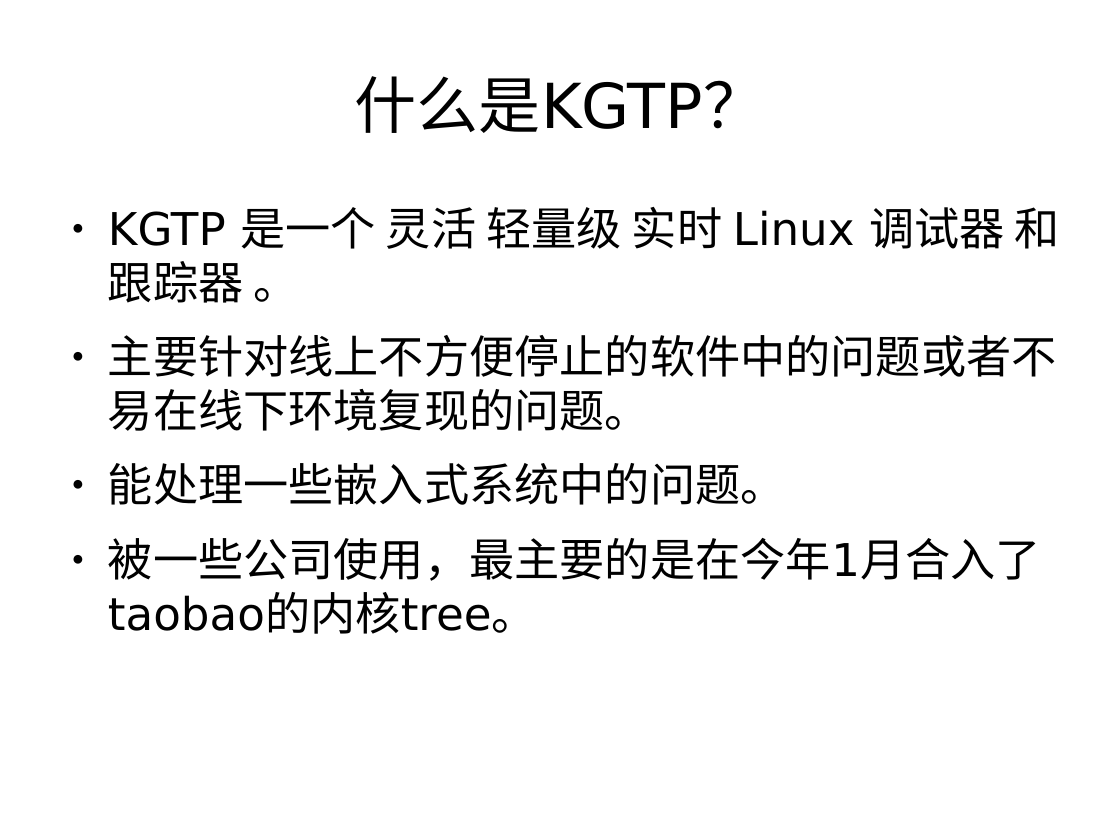
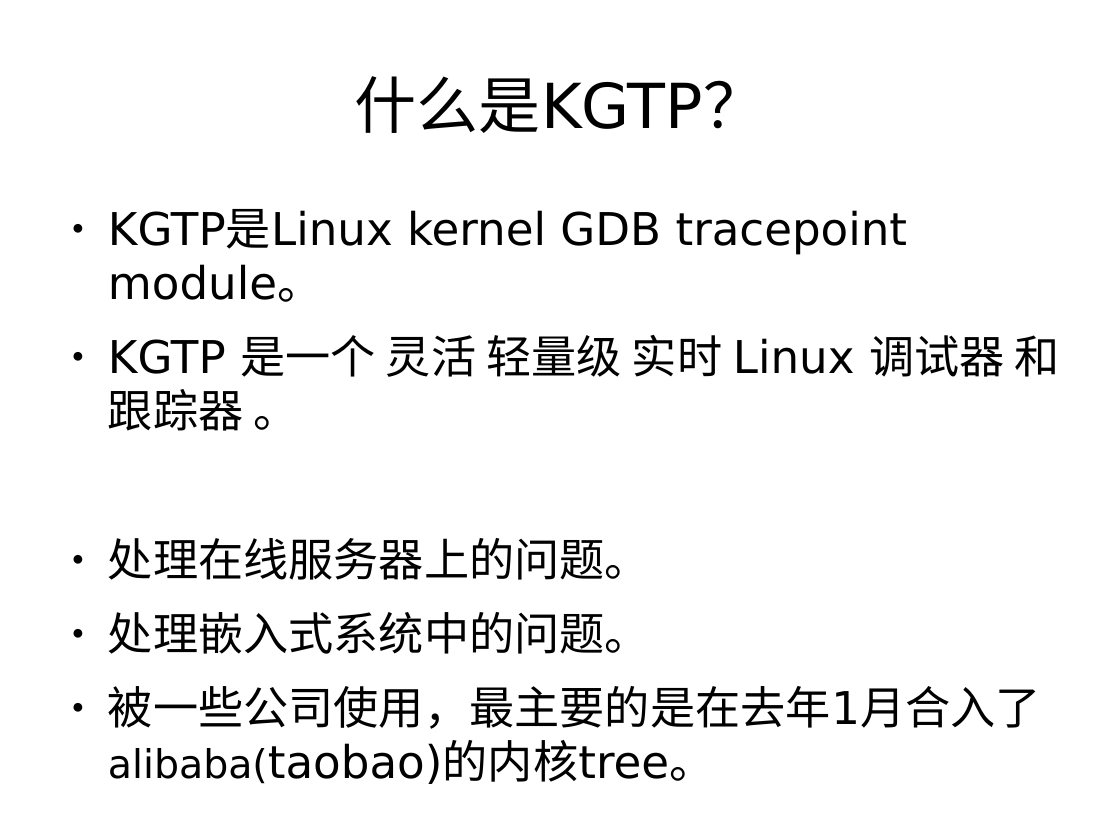
Before and after one commit to teawater/kgtp-misc, a slide deck: slide 2 of show/introduce/kgtpcn.odp. Drawn at 1120x840 pixels with LibreOffice and Linux fonts; fonts in the diff are those of the drawing. Boxes give left, top, right and bottom in pixels: in the first picture for what was removed or moved away, otherwise in the second. Text is boxed around its words. In the diff, an @@ line names an element or a change of style, - is before the commit and + after.

```diff
--- a/show/introduce/kgtpcn.odp
+++ b/show/introduce/kgtpcn.odp
@@ text at <box>108,209,908,302</box>: paragraph added @@
+● KGTP是Linux kernel GDB tracepoint module。
@@ text at <box>108,538,1041,784</box>: text changed @@
-● 主要针对线上不方便停止的软件中的问题或者不易在线下环境复现的问题。
-● 能处理一些嵌入式系统中的问题。
-● 被一些公司使用，最主要的是在今年1月合入了taobao的内核tree。
+● 处理在线服务器上的问题。
+● 处理嵌入式系统中的问题。
+● 被一些公司使用，最主要的是在去年1月合入了alibaba(taobao)的内核tree。
```
Also in this commit, not shown: 10 other slides changed, 8 slides added, 6 slides removed, 1 other file.
